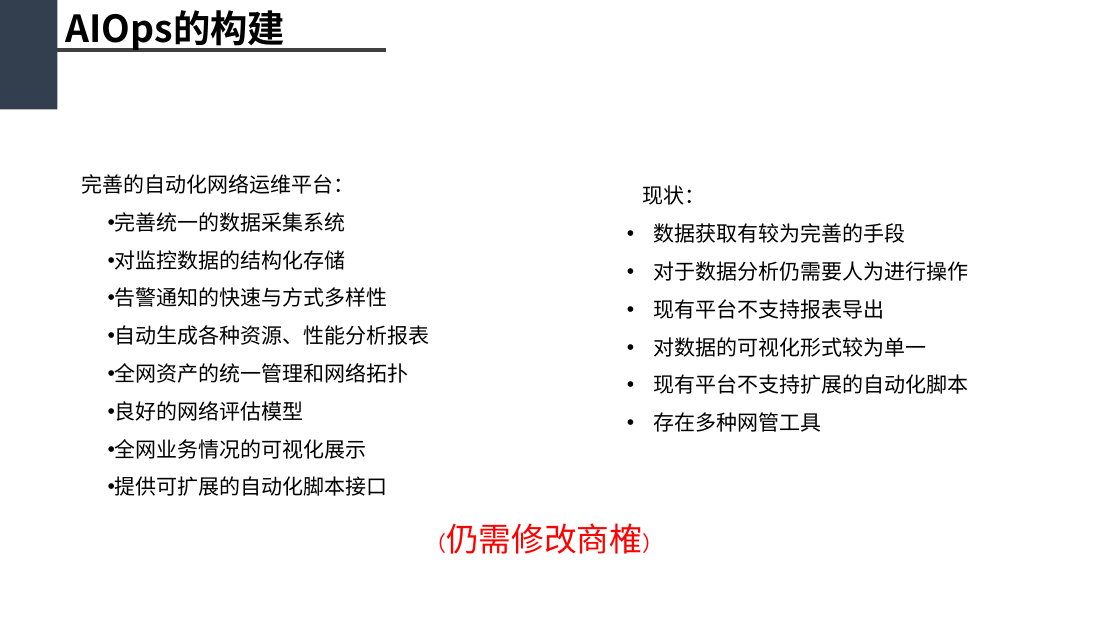
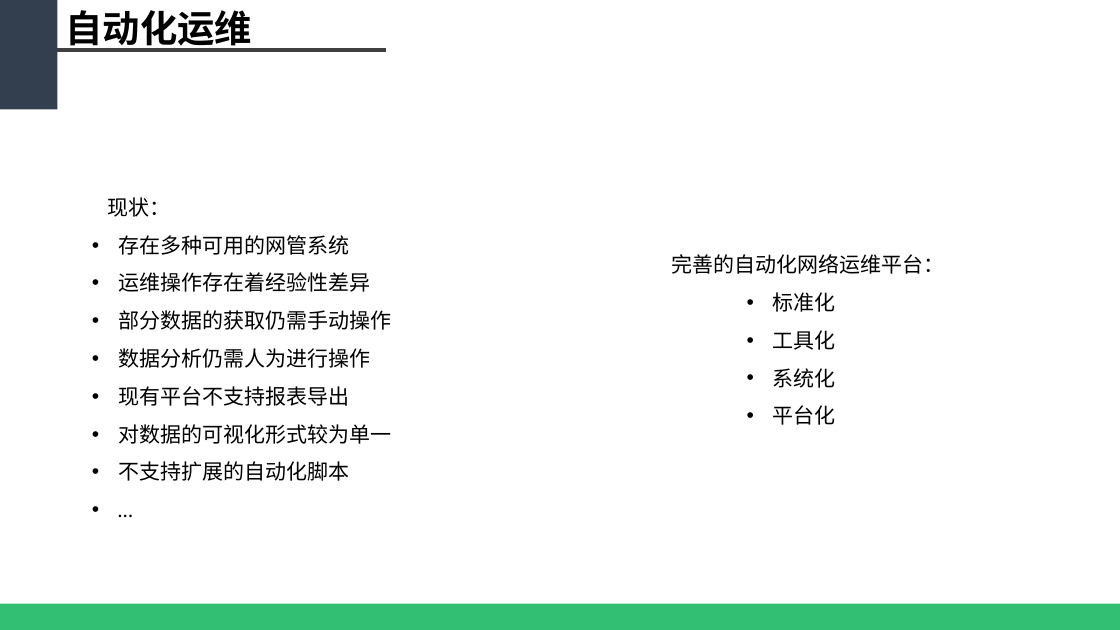
Before and after one commit to WeakX/Ref, a slide deck: slide 8 of 基于大数据的智慧网络运维平台_new.pptx (slide 7 before the commit). Drawn at 1120x630 pixels with LibreOffice and Linux fonts; fonts in the diff are those of the drawing. Boxes give left, top, right and bottom in pixels: in the first picture for what was removed or moved away, otherwise in the second. Text is boxed around its words. In the diff, an @@ line names an element or a change of style, - is before the commit and + after.

```diff
--- a/基于大数据的智慧网络运维平台_new.pptx
+++ b/基于大数据的智慧网络运维平台_new.pptx
@@ text at [66,10,253,52]: text changed @@
-AIOps的构建
+自动化运维
@@ text "现状：": place and size @@
-text "现状：" at [643,185,968,432]
+text "现状：" at [108,197,391,481]
@@ text at [118,235,391,368]: text changed @@
-• 数据获取有较为完善的手段
-• 对于数据分析仍需要人为进行操作
+• 存在多种可用的网管系统
+• 运维操作存在着经验性差异
+• 部分数据的获取仍需手动操作
+• 数据分析仍需人为进行操作
@@ text "完善的自动化网络运维平台：": place and size @@
-text "完善的自动化网络运维平台：" at [81,174,430,496]
+text "完善的自动化网络运维平台：" at [671,254,944,425]
@@ text at [773,292,836,425]: text changed @@
-• 完善统一的数据采集系统
-• 对监控数据的结构化存储
-• 告警通知的快速与方式多样性
-• 自动生成各种资源、性能分析报表
-• 全网资产的统一管理和网络拓扑
-• 良好的网络评估模型
-• 全网业务情况的可视化展示
-• 提供可扩展的自动化脚本接口
+• 标准化
+• 工具化
+• 系统化
+• 平台化
@@ text at [118,461,349,481]: text changed @@
-• 现有平台不支持扩展的自动化脚本
-• 存在多种网管工具
+• 不支持扩展的自动化脚本
+• …
@@ text removed at [446,523,642,554] @@
-（仍需修改商榷）
@@ rectangle added at [0,604,1120,630], fill #00B050 at 80% opacity @@
```
Also in this commit, not shown: 4 other slides changed, 6 slides added, 2 slides removed.
